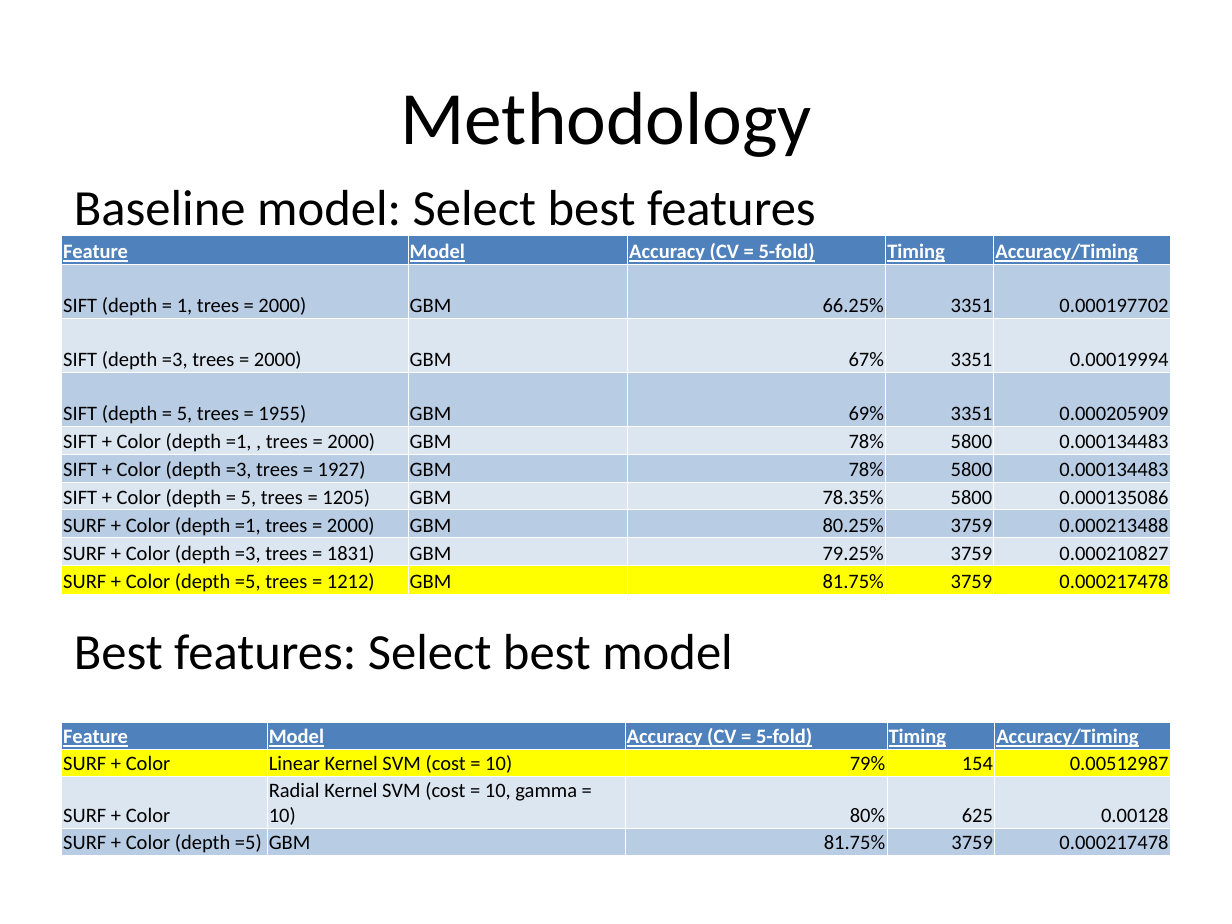
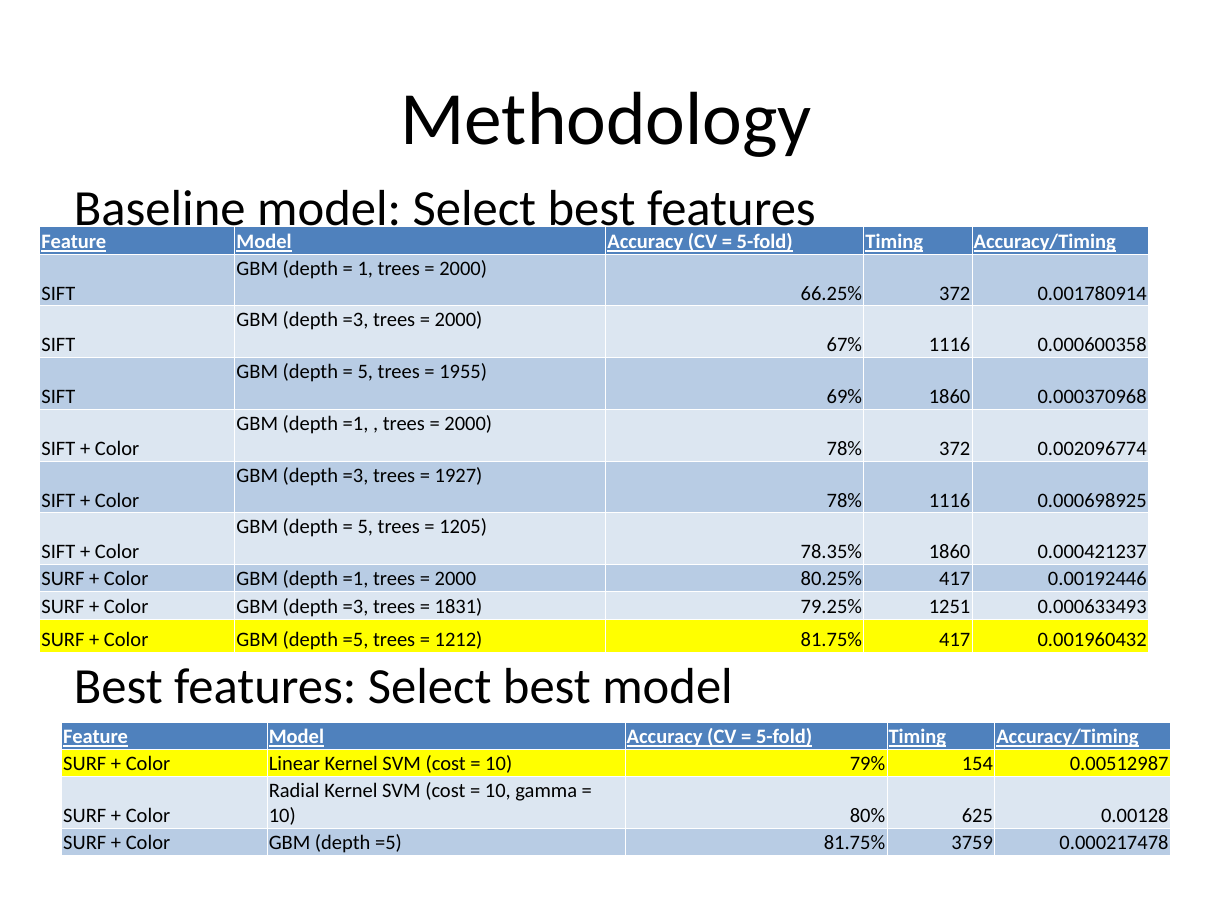
Before and after one commit to TZstatsADS/Fall2016-proj3-grp1, a slide deck: slide 2 of doc/Image Presentation.pptx. Drawn at 1232x924 pixels with LibreOffice and Linux fonts; fonts in the diff are those of the drawing. Boxes give left, top, right and bottom in pixels: in the first picture for what was removed or moved away, otherwise in the second. Text is boxed around its words. In the diff, an @@ line names an element or a change of style, - is before the commit and + after.

```diff
--- a/doc/Image Presentation.pptx
+++ b/doc/Image Presentation.pptx
@@ table at [39,227,1147,654] @@
-row 2: SIFT (depth = 1, trees = 2000) | GBM | 66.25% | 3351 | 0.000197702
+row 2: SIFT | GBM (depth = 1, trees = 2000) | 66.25% | 372 | 0.001780914
-row 3: SIFT (depth =3, trees = 2000) | GBM | 67% | 3351 | 0.00019994
+row 3: SIFT | GBM (depth =3, trees = 2000) | 67% | 1116 | 0.000600358
-row 4: SIFT (depth = 5, trees = 1955) | GBM | 69% | 3351 | 0.000205909
+row 4: SIFT | GBM (depth = 5, trees = 1955) | 69% | 1860 | 0.000370968
-row 5: SIFT + Color (depth =1, , trees = 2000) | GBM | 78% | 5800 | 0.000134483
+row 5: SIFT + Color | GBM (depth =1, , trees = 2000) | 78% | 372 | 0.002096774
-row 6: SIFT + Color (depth =3, trees = 1927) | GBM | 78% | 5800 | 0.000134483
+row 6: SIFT + Color | GBM (depth =3, trees = 1927) | 78% | 1116 | 0.000698925
-row 7: SIFT + Color (depth = 5, trees = 1205) | GBM | 78.35% | 5800 | 0.000135086
+row 7: SIFT + Color | GBM (depth = 5, trees = 1205) | 78.35% | 1860 | 0.000421237
-row 8: SURF + Color (depth =1, trees = 2000) | GBM | 80.25% | 3759 | 0.000213488
+row 8: SURF + Color | GBM (depth =1, trees = 2000 | 80.25% | 417 | 0.00192446
-row 9: SURF + Color (depth =3, trees = 1831) | GBM | 79.25% | 3759 | 0.000210827
+row 9: SURF + Color | GBM (depth =3, trees = 1831) | 79.25% | 1251 | 0.000633493
-row 10: SURF + Color (depth =5, trees = 1212) | GBM | 81.75% | 3759 | 0.000217478
+row 10: SURF + Color | GBM (depth =5, trees = 1212) | 81.75% | 417 | 0.001960432
@@ table: place and size @@
-table at [62,237,1169,596]
+table at [39,227,1147,654]
@@ text "Best features: Select best model": place and size @@
-text "Best features: Select best model" at [74,634,733,670]
+text "Best features: Select best model" at [74,668,733,704]
@@ table at [62,723,1172,857] @@
-row 4, column 1: SURF + Color (depth =5)
+row 4, column 1: SURF + Color
-row 4, column 2: GBM
+row 4, column 2: GBM (depth =5)
```
